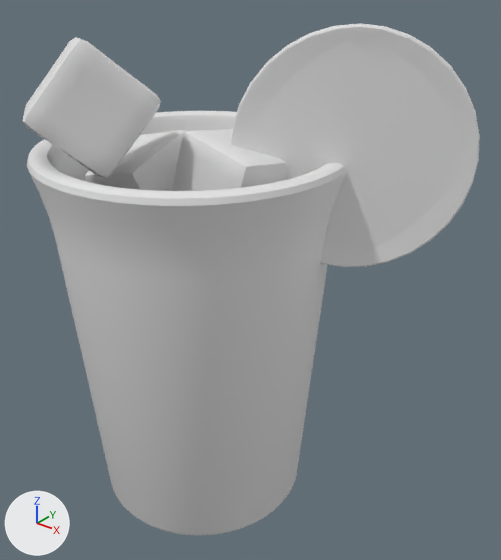
Renders of the OBJ model public/assets/drink-baked/blog0039.obj from each side of a commit.
The view is the same before and after, from a 50 mm lens placed at (4.25, -4.49, 5.33), pointed at (0.55, 0.14, 2.47). Arrows for +X, +Y and +Z are at lower left; the lights stay in place. The picture after the commit comes second. Where no turn or scale is listed for an object, it has been applied to the vertices.
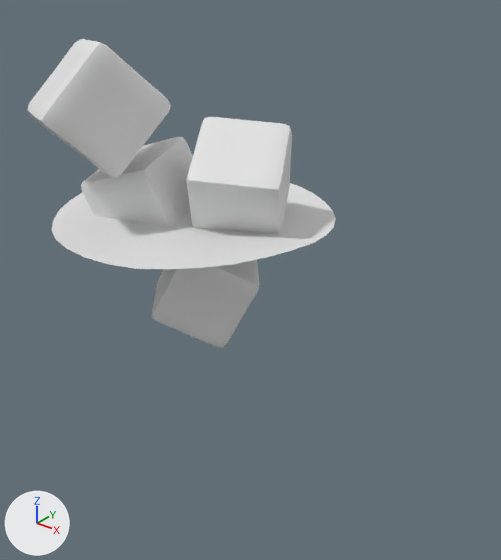
What differs and where, as boxes (x1, y1, x2, y2) in the pictures (501 x 560 px; the box of a moved part takes in the faces that stretch with it):
'Cylinder', deleted
    before: (27, 111, 346, 535)
'Circle.001', deleted
    before: (231, 23, 480, 267)
'Cube.003', reshaped
    before: (23, 37, 161, 178)
    after: (27, 39, 171, 178)
'Cube.002', reshaped
    before: (172, 129, 287, 191)
    after: (186, 117, 292, 233)
'Cube.001', reshaped
    before: (85, 130, 187, 191)
    after: (81, 137, 193, 226)
part 1 of me_cube, moved or reshaped (not visible before)
    after: (152, 260, 260, 348)
part 5 of me_plane, moved or reshaped (not visible before)
    after: (52, 183, 336, 269)

What the commit changed:
me_cube is used by ob_cube; location (0.0, 0.0, 0.0).
me_cube had 386 vertices, 384 faces and spanned x -0.627..0.651, y -0.626..0.619, z 1.797..2.882.
me_cube now has 386 vertices, 384 faces and spans x -0.563..0.68, y -0.556..0.658, z 1.781..2.813.
me_cube part 1: the whole mesh is multiplied about its middle by the matrix ((-0.941, -0.338, -0.015), (-0.125, 0.306, 0.944), (-0.315, 0.89, -0.33)), then moved by (0.047, 0.054, -0.042).
me_cube_001 is used by ob_cube_001; location (0.0, 0.0, 0.0).
me_cube_001 had 386 vertices, 384 faces and spanned x -0.922..0.026, y -0.601..0.4, z 2.685..3.78.
me_cube_001 now has 386 vertices, 384 faces and spans x -0.982..0.109, y -0.694..0.358, z 2.641..3.697.
me_cube_001 part 2: the whole mesh is multiplied about its middle by the matrix ((0.965, -0.239, -0.109), (0.253, 0.958, 0.136), (0.071, -0.159, 0.985)), then moved by (0.011, -0.068, -0.064).
me_cube_002 is used by ob_cube_002; location (0.0, 0.0, 0.0).
me_cube_002 had 386 vertices, 384 faces and spanned x 0.024..0.998, y -0.489..0.457, z 2.915..3.914.
me_cube_002 now has 386 vertices, 384 faces and spans x -0.094..1.072, y -0.529..0.707, z 2.89..3.968.
me_cube_002 part 3: the whole mesh is multiplied about its middle by the matrix ((0.507, 0.48, 0.716), (-0.346, -0.648, 0.679), (0.789, -0.592, -0.162)), then moved by (-0.023, 0.105, 0.015).
me_cube_003 is used by ob_cube_003; location (0.0, 0.0, 0.0).
me_cube_003 had 386 vertices, 384 faces and spanned x -0.991..0.208, y -1.434..-0.15, z 3.557..4.687.
me_cube_003 now has 386 vertices, 384 faces and spans x -1.014..0.118, y -1.304..-0.034, z 3.525..4.648.
me_cube_003 part 4: the whole mesh is multiplied about its middle by the matrix ((0.988, -0.145, 0.047), (0.143, 0.989, 0.047), (-0.053, -0.04, 0.998)), then moved by (-0.056, 0.123, -0.036).
me_plane is used by ob_plane; location (0.0, 0.0, 0.0).
me_plane had 254 vertices, 74 faces and spanned x -1.31..1.31, y -1.3..1.3, z 3.03..3.1.
me_plane now has 226 vertices, 167 faces and spans x -1.31..1.31, y -1.31..1.31, z 3.03..3.1.
me_plane part 5: 4 vertices moved within x -0.5..0.5, y -1.21..1.21, z 3.06; 200 vertices removed from x -1.31..1.31, y -1.3..1.3, z 3.03..3.1; 172 vertices added at x -1.31..1.31, y -1.31..1.31, z 3.03..3.1.
Object 'Circle.001' (ob_circle_001) is deleted.
Object 'Cylinder' (ob_cylinder) is deleted.
